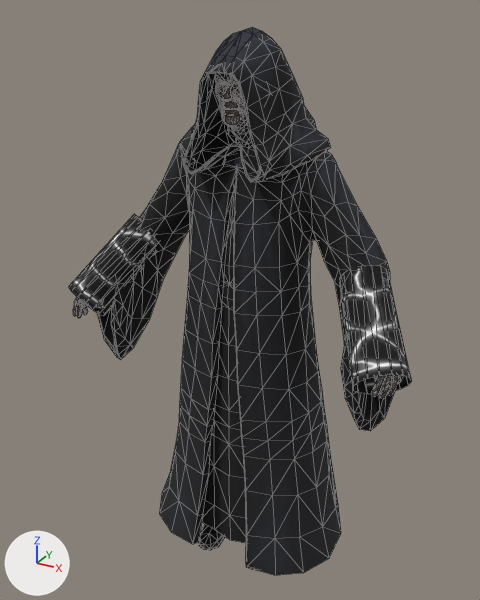
The glTF model extracted/char_palpatineemperor_pre/char_palpatineemperor_pre.anim.glb, before and after one commit.
Rendered twice from a camera (50 mm lens) standing at (0.962, -1.781, 1.903) and looking at (-0.058, 0.072, 0.976). The axes (+X, +Y, +Z) are drawn at lower left. The lights are the same throughout. The picture after the commit comes second. Mesh edges are drawn as thin lines.

Objects in the first picture: 'palpatineemperor_eternal_mesh.001', 'vfx_cone_01', 'vfx_cone_01.001'.
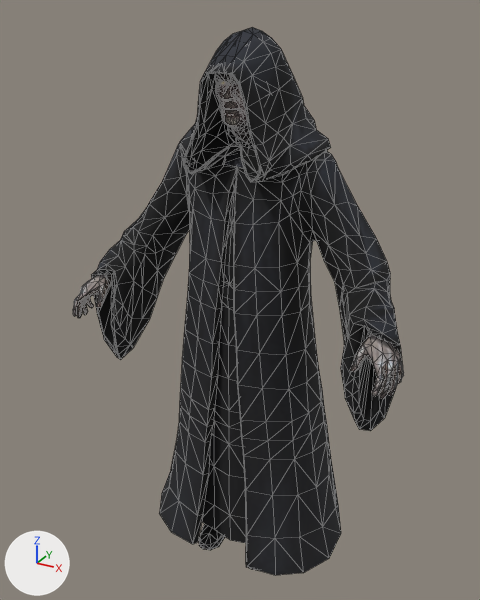
Diff of the bpy script that builds the scene:
```diff
--- a/extracted/char_palpatineemperor_pre/char_palpatineemperor_pre.anim.glb.py
+++ b/extracted/char_palpatineemperor_pre/char_palpatineemperor_pre.anim.glb.py
@@ ob_vfx_cone_01 @@
-ob_vfx_cone_01 = bpy.data.objects.new('vfx_cone_01', me_vfx_cone_02)
-ob_vfx_cone_01.parent = ob_mesh_flow_left
-ob_vfx_cone_01.location = (0.011, 0.014, -0.00999)
-ob_vfx_cone_01.rotation_euler = (-0.735, 1.603, -0.804)  # degrees (-42, 92, -46)
-ob_vfx_cone_01.scale = (0.545, 0.545, 1.79)
@@ ob_vfx_cone_01_001 @@
-ob_vfx_cone_01_001 = bpy.data.objects.new('vfx_cone_01.001', me_vfx_cone_02)
-ob_vfx_cone_01_001.parent = ob_mesh_flow_right
-ob_vfx_cone_01_001.location = (0.0, 0.0, 0.0)
-ob_vfx_cone_01_001.rotation_euler = (0.0, -1.528, 0.0)  # degrees (0, -88, 0)
-ob_vfx_cone_01_001.scale = (0.545, 0.545, 1.79)
```

Location of each change, [x1, y1, x2, y2] in pixels of the pictures (480 x 600 px):
'vfx_cone_01', deleted
    before: [340, 265, 412, 394]
'vfx_cone_01.001', deleted
    before: [69, 214, 157, 316]
